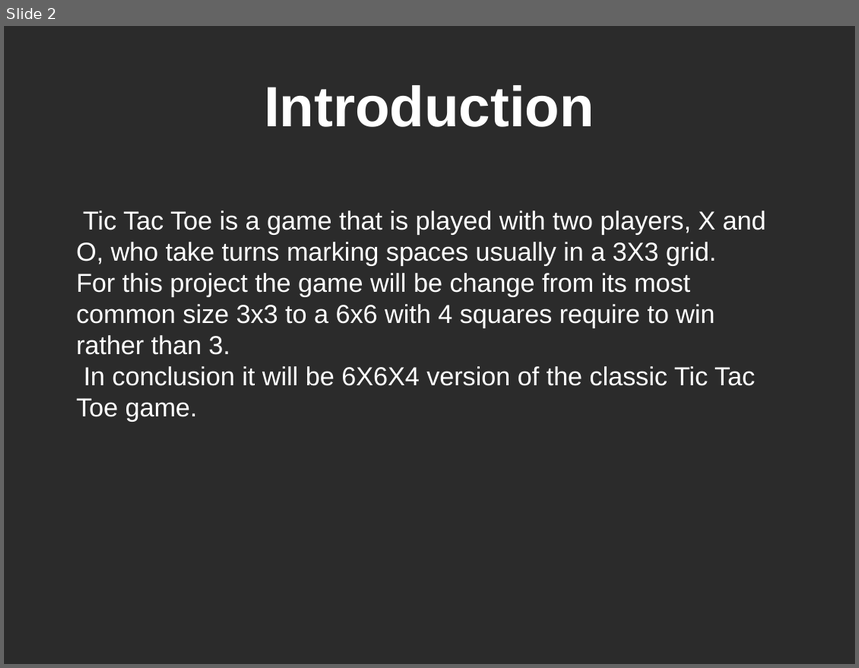
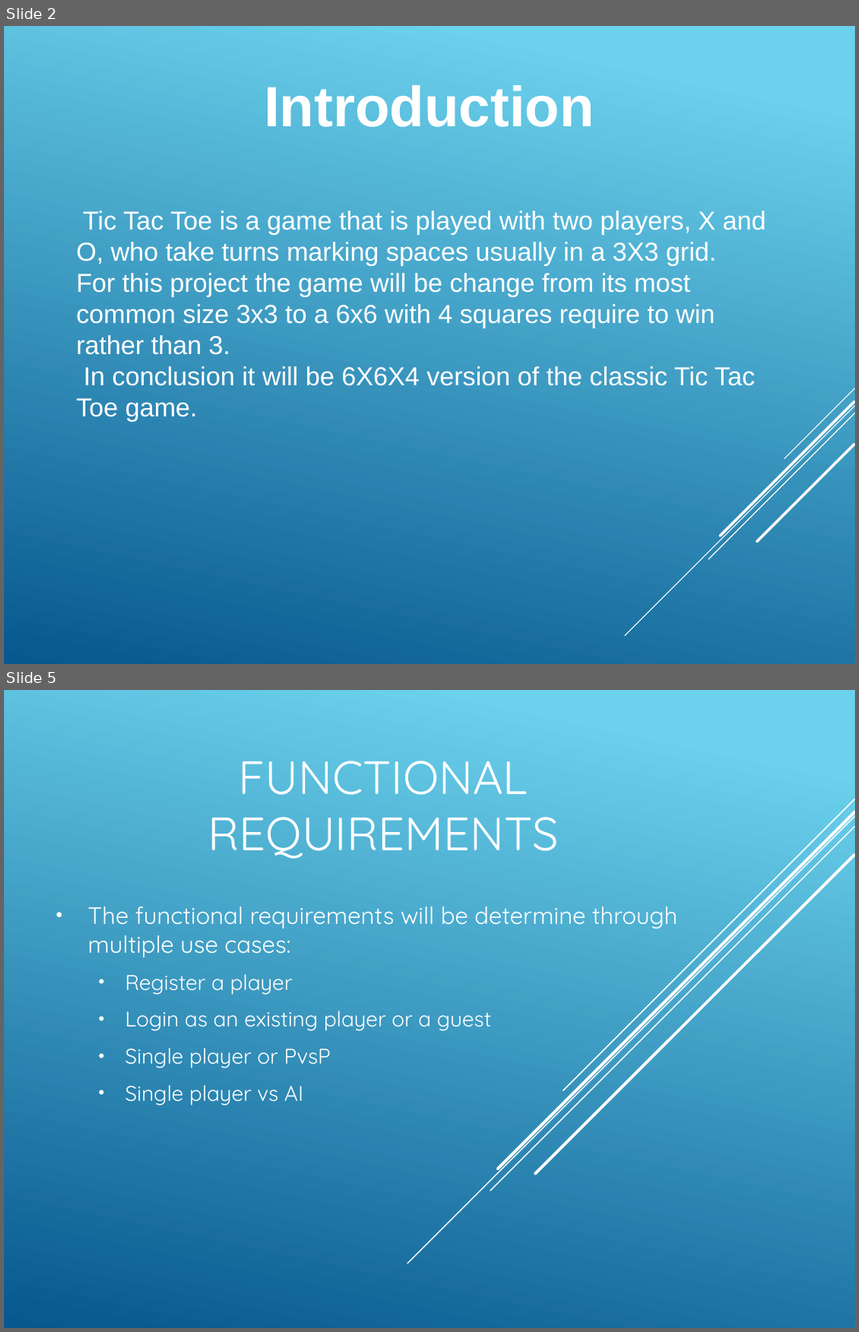
Before and after one commit to Amatarasu/A-Team, a slide deck: Power Point Presentation-bk.pptx. Shown one above the other, each under a label of ours: slide 2 before the commit, slides 2 and 5 after it; the slides between them are not shown. The pictures are 859x668 and 859x1332 pixels, drawn with LibreOffice and Linux fonts; fonts in the diff are those of the drawing; background and template pictures are left out; a plain dark background stands for a picture behind light text. Boxes give left, top, right and bottom in pixels: in the first picture for what was removed or moved away, otherwise in the second. Text is boxed around its words. In the diff, an @@ line names an element or a change of style, - is before the commit and + after.

```diff
--- a/Power Point Presentation-bk.pptx
+++ b/Power Point Presentation-bk.pptx
@@ slide 5 added at (4, 690, 855, 1328), background gradient #6ED2EB to #06588E @@
@@ title added at (208, 761, 559, 859), 39.6 pt, text #FFFFFF @@
+FUNCTIONAL REQUIREMENTS
@@ group added at (408, 799, 855, 1264): 5 lines @@
@@ subtitle added at (88, 907, 678, 1106), 18 pt, text #FFFFFF @@
+• The functional requirements will be determine through multiple use cases:
+  • Register a player
+  • Login as an existing player or a guest
+  • Single player or PvsP
+  • Single player vs AI
@@ slide 2 changed as well @@
@@ background picture (left out) to gradient #6ED2EB to #06588E @@
@@ group added at (626, 389, 855, 636): 5 lines @@
```
Also in this commit, not shown: 2 other slides changed, 9 other slides added, 6 slides removed, 5 other files.
